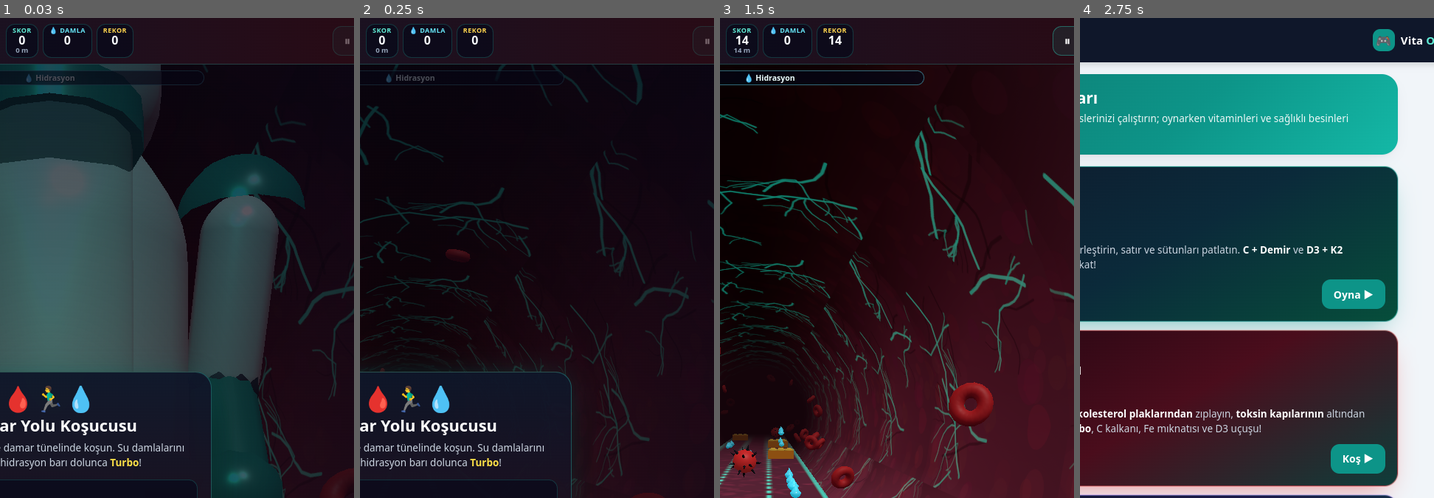
Above: before the commit, frames 1-4 (left to right).
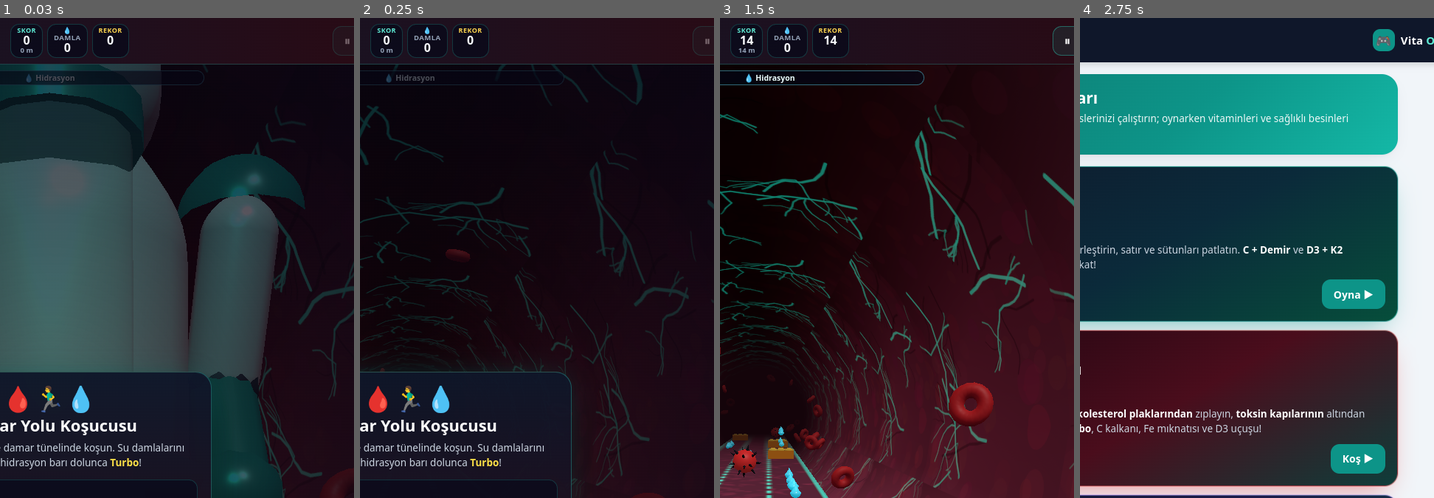
Above: after the commit, the same moments.

Repository: ASawet05/vita-oyunlar
Game: browser game, page damar-kosucusu.html
Same seed, same stepped clock (60 frames per second), same inputs: the game is played once before the commit and once after it.
Inputs:
- Up to frame 1 (0.03 s): no input
- Up to frame 2 (0.25 s): no input
- Up to frame 3 (1.5 s): click "▶ Koşmaya Başla" at 0.27 s; hold Right from 1.03 s (still down)
- Up to frame 4 (2.75 s): release Right at 1.53 s; hold Down 1.58-1.85 s; hold Left 1.9-2.47 s; click "← Oyunlar Menüsü" at 2.02 s; hold Up from 2.52 s (still down)
The pictures show only the part of the screen within x 43-93%, y 0-50%; the shares and areas given below are measured in that part.

The runs differ from the first frame. In frame 1, 0.6% of the frame differs, in the area x 1-38%, y 1-9%; in frame 2, 0.6%; in frame 3, 0.6%; in frame 4, nothing differs.

Commit message:
Mobil üst bar taşması düzeltildi (VitaBlock, Damar Yolu Koşucusu, Vücut Savunması)
- Dar ekranda (≤420px) geri düğmesi "← Menü" (tam ad aria-label'da)
- Göstergeler küçülebilir, etiketler kutudan taşmaz; Damar'da "Damla" etiketi simgeye iner
- 320–412px genişlikte hiçbir üst bar öğesi taşmıyor

Co-Authored-By: Claude Opus 5.5 <noreply@anthropic.com>

Diff:
--- a/css/damar-kosucusu.css
+++ b/css/damar-kosucusu.css
@@ -66,3 +66,9 @@
 @media (max-width:380px){.dk-back{font-size:11.5px;padding:0 8px}.dk-stat{padding:3px 6px}.dk-stat b{font-size:14px}.dk-icon{width:36px;height:36px}}
 @media (max-height:640px){.dk-legend{display:none}}
 @media (max-width:430px){.dk-stats{gap:4px}.dk-stat{padding:3px 6px}.dk-stat small{font-size:8px;letter-spacing:0}}
+/* Mobil üst bar: etiketler kutularına sığar */
+.dk-stat{flex:0 1 auto;min-width:0}
+.dk-stat small,.dk-stat b,.dk-stat span{overflow:hidden;text-overflow:ellipsis}
+@media (max-width:420px){.dk-bar{gap:5px;padding-left:6px;padding-right:6px}.dk-back{padding:0 9px;font-size:13px}.dk-stat{padding:3px 6px}.dk-stat small{font-size:8.5px;letter-spacing:0}.dk-stat b{font-size:14px}.lbl-long{display:none}.dk-icon{width:36px;height:36px;font-size:16px}.dk-btns{gap:4px}}
+
+@media (max-width:420px){.dk-stat .lbl-long{display:none}}
--- a/css/ortak.css
+++ b/css/ortak.css
@@ -49,3 +49,7 @@
 .vo-modal-actions{display:flex;gap:8px;justify-content:center;flex-wrap:wrap}
 
 @media (prefers-reduced-motion:reduce){*{animation-duration:.01ms !important;transition-duration:.01ms !important}}
+
+/* Oyun üst barları: dar ekranda geri düğmesi "← Menü" olarak kısalır (tam adı aria-label'da) */
+.bk-short{display:none}
+@media (max-width:420px){.bk-long{display:none}.bk-short{display:inline}}
--- a/css/vitablock.css
+++ b/css/vitablock.css
@@ -79,3 +79,11 @@
 .vb-help .vb-note{text-align:center}
 .vb-confirm-text{margin:0 0 14px !important;color:#cbd5e1 !important;font-size:14px}
 @media (max-width:400px){.vb-bar{gap:5px;padding:8px}.vb-back{font-size:11.5px;padding:0 8px}.vb-score{min-width:48px;padding:3px 6px}.vb-score b{font-size:15px}.vb-sound{width:36px;height:36px;font-size:16px}.vb-tools{gap:4px}}
+/* Mobil üst bar: hiçbir öğe taşmaz (büyük yazı tipi ayarında da) */
+.vb-bar>*{min-width:0}
+.vb-scores{min-width:0;flex:1 1 auto;justify-content:center}
+.vb-score{min-width:0;flex:0 1 72px}
+.vb-score small,.vb-score b{overflow:hidden;text-overflow:ellipsis;white-space:nowrap}
+.vb-back,.vb-tools{flex:0 0 auto}
+@media (max-width:420px){.vb-bar{gap:4px;padding:8px 6px}.vb-back{padding:0 9px;font-size:13px}.vb-score{padding:3px 5px}.vb-sound{width:36px;height:36px;font-size:16px}.vb-tool{font-size:17px}.vb-tools{gap:4px}}
+@media (max-width:340px){.vb-score small{font-size:8.5px;letter-spacing:0}.vb-score b{font-size:14px}.vb-sound{width:33px;height:33px}}
--- a/css/vucut-savunmasi.css
+++ b/css/vucut-savunmasi.css
@@ -79,3 +79,6 @@
   .vs-recycle .vs-name{white-space:normal;text-align:center}
   .vs-recycle-ico{font-size:18px;margin-top:2px}
 }
+/* Mobil üst bar: etiketler kutularına sığar */
+.vs-stat small,.vs-stat b{overflow:hidden;text-overflow:ellipsis}
+@media (max-width:420px){.vs-back{padding:0 9px;font-size:12.5px}.vs-stat{padding:2px 4px;min-width:0}.vs-stat small{font-size:8px;letter-spacing:0}.vs-icon{width:33px;height:33px;font-size:14px}.vs-btns{gap:4px}}
--- a/damar-kosucusu.html
+++ b/damar-kosucusu.html
@@ -14,10 +14,10 @@
 </head>
 <body class="dk-body">
 <header class="dk-bar">
-  <a class="dk-back" href="index.html" aria-label="Oyunlar menüsüne dön">← Oyunlar Menüsü</a>
+  <a class="dk-back" href="index.html" aria-label="Oyunlar menüsüne dön"><span class="bk-long">← Oyunlar Menüsü</span><span class="bk-short">← Menü</span></a>
   <div class="dk-stats" aria-live="off">
     <div class="dk-stat"><small>Skor</small><b id="dkScore">0</b><span id="dkDist">0 m</span></div>
-    <div class="dk-stat dk-stat--drop"><small>💧 Damla</small><b id="dkDrops">0</b></div>
+    <div class="dk-stat dk-stat--drop"><small>💧<span class="lbl-long"> Damla</span></small><b id="dkDrops">0</b></div>
     <div class="dk-stat dk-stat--best"><small>Rekor</small><b id="dkBest">0</b></div>
   </div>
   <div class="dk-btns">
--- a/vitablock.html
+++ b/vitablock.html
@@ -12,7 +12,7 @@
 </head>
 <body class="vb-body">
 <header class="vb-bar">
-  <a class="vb-back" href="index.html" aria-label="Oyunlar menüsüne dön">← Oyunlar Menüsü</a>
+  <a class="vb-back" href="index.html" aria-label="Oyunlar menüsüne dön"><span class="bk-long">← Oyunlar Menüsü</span><span class="bk-short">← Menü</span></a>
   <div class="vb-scores" aria-live="polite">
     <div class="vb-score"><small>Skor</small><b id="vbScore">0</b></div>
     <div class="vb-score vb-score--best"><small>Rekor</small><b id="vbBest">0</b></div>
--- a/vucut-savunmasi.html
+++ b/vucut-savunmasi.html
@@ -12,7 +12,7 @@
 </head>
 <body class="vs-body">
 <header class="vs-bar">
-  <a class="vs-back" href="index.html" aria-label="Oyunlar menüsüne dön">← Oyunlar Menüsü</a>
+  <a class="vs-back" href="index.html" aria-label="Oyunlar menüsüne dön"><span class="bk-long">← Oyunlar Menüsü</span><span class="bk-short">← Menü</span></a>
   <div class="vs-stats">
     <div class="vs-stat vs-stat--atp" title="ATP Enerji Puanı"><small>⚡ ATP</small><b id="vsAtp">150</b></div>
     <div class="vs-stat"><small>Dalga</small><b id="vsWave">—</b></div>
